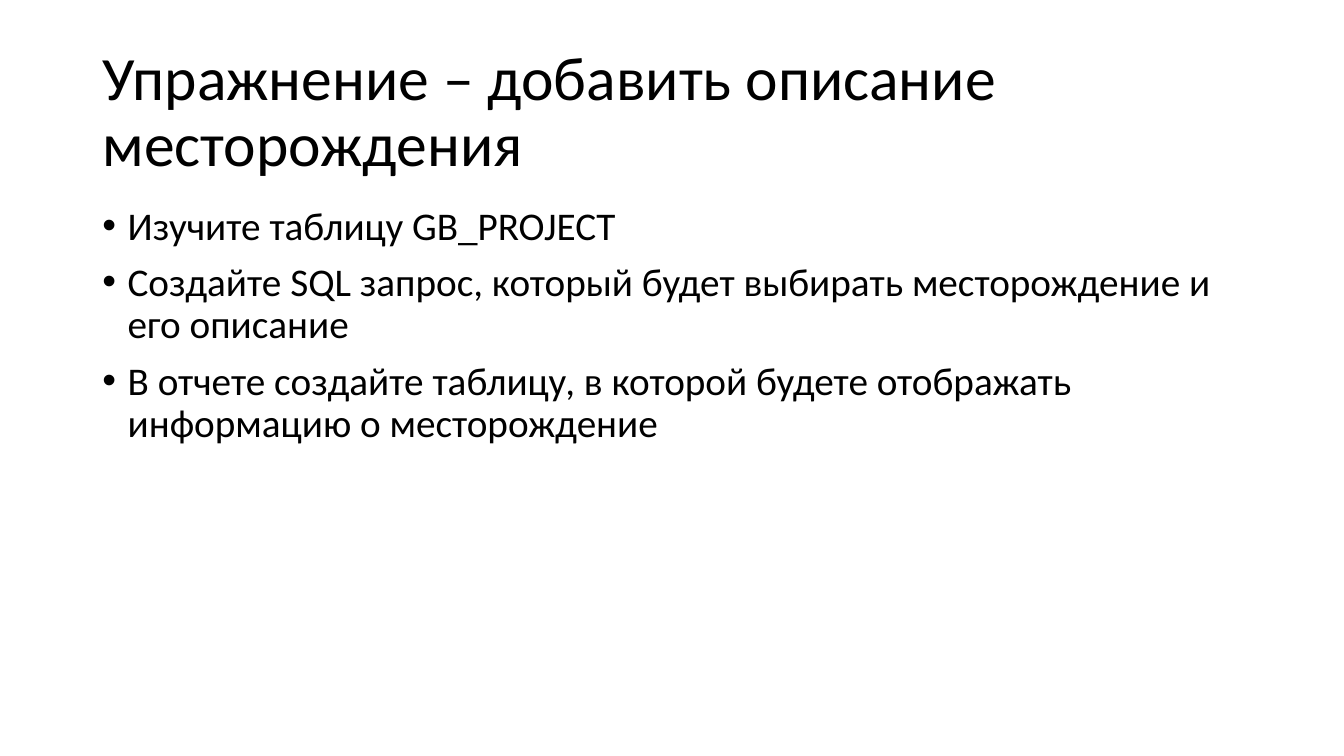
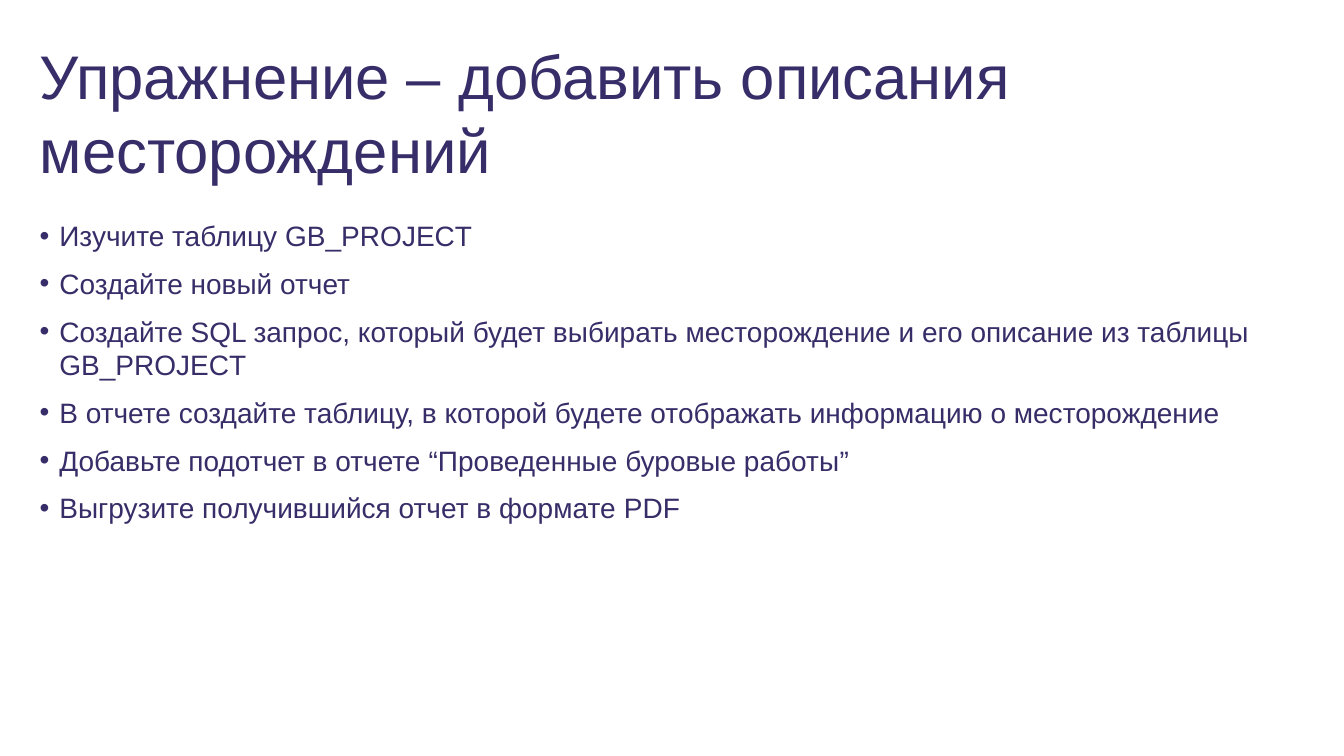
Before and after one commit to dmitriykuptsov/SQL, a slide deck: slide 12 of GB.pptx (slide 10 before the commit). Drawn at 1344x756 pixels with LibreOffice and Linux fonts; fonts in the diff are those of the drawing; background and template pictures are left out. Boxes give left, top, right and bottom in pixels: in the first picture for what was removed or moved away, otherwise in the second. Text is boxed around its words. In the diff, an @@ line names an element or a change of style, - is before the commit and + after.

```diff
--- a/GB.pptx
+++ b/GB.pptx
@@ title added at (40,54,1010,185), 44 pt, text #372D68 @@
+Упражнение – добавить описания месторождений
@@ title removed at (102,58,996,176) @@
-Упражнение – добавить описание месторождения
@@ text "Изучите таблицу GB_PROJECT": place and size @@
-text "Изучите таблицу GB_PROJECT" at (128,213,1210,444)
+text "Изучите таблицу GB_PROJECT" at (59,225,1248,523)
@@ text at (59,225,1219,428): size 28 to 20 pt, font Calibri to Arial, text colour #000000 to #372D68 in "Изучите таблицу GB_PROJECT", "В отчете создайте таблицу, в которой будете ..."; indent changed; line spacing 0.9 to 1 @@
@@ text at (59,273,1248,380): text changed; size 28 to 20 pt; font Calibri to Arial; text colour #000000 to #372D68 @@
-• Создайте SQL запрос, который будет выбирать месторождение и его описание
+• Создайте новый отчет
+• Создайте SQL запрос, который будет выбирать месторождение и его описание из таблицы GB_PROJECT
@@ text at (59,450,849,523): paragraphs added @@
+• Добавьте подотчет в отчете “Проведенные буровые работы”
+• Выгрузите получившийся отчет в формате PDF
```
Also in this commit, not shown: 11 other slides changed, 4 slides added, 3 other files.
